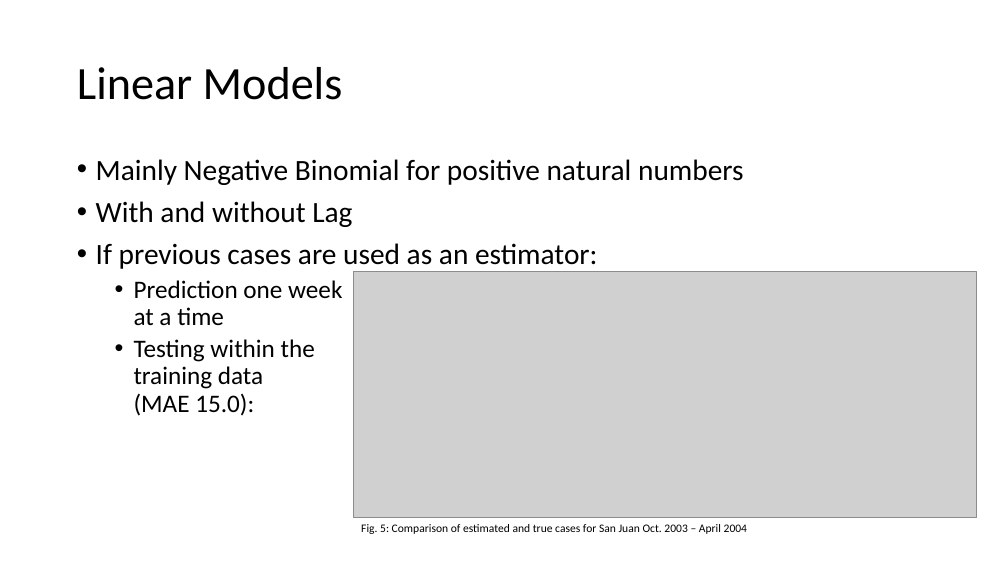
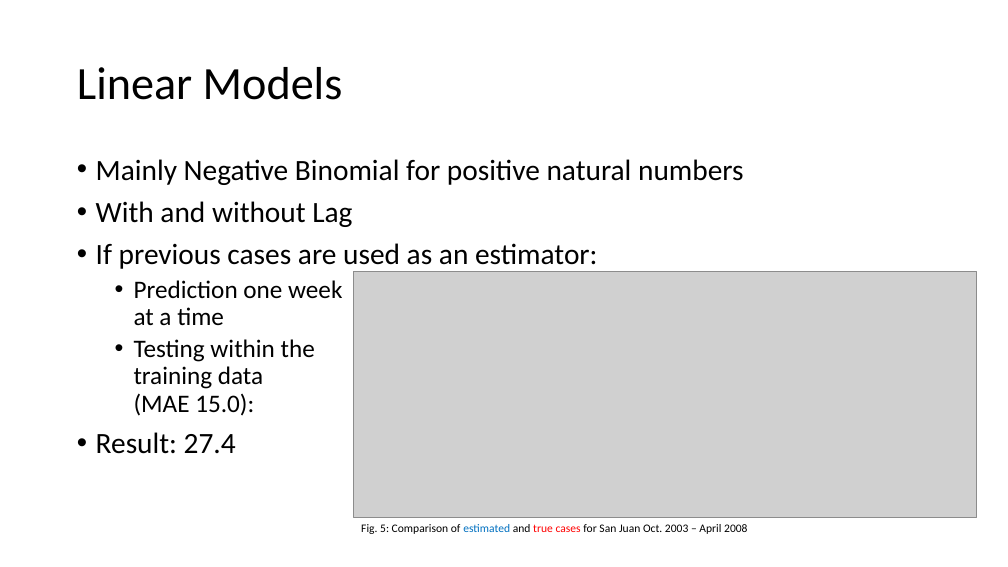
Before and after one commit to mariiader/adc_project, a slide deck: slide 12 of DengAI_PP_3.pptx (slide 11 before the commit). Drawn at 1008x567 pixels with LibreOffice and Linux fonts; fonts in the diff are those of the drawing; grey boxes stand for pictures. Boxes give left, top, right and bottom in pixels: in the first picture for what was removed or moved away, otherwise in the second. Text is boxed around its words. In the diff, an @@ line names an element or a change of style, - is before the commit and + after.

```diff
--- a/DengAI_PP_3.pptx
+++ b/DengAI_PP_3.pptx
@@ text at bbox=[96, 432, 236, 454]: paragraph added @@
+• Result: 27.4
@@ text at bbox=[361, 524, 747, 534]: text changed @@
-Fig. 5: Comparison of estimated and true cases for San Juan Oct. 2003 – April 2004
+Fig. 5: Comparison of estimated and true cases for San Juan Oct. 2003 – April 2008
```
Also in this commit, not shown: 4 other slides changed, 2 slides added, 1 other file.
